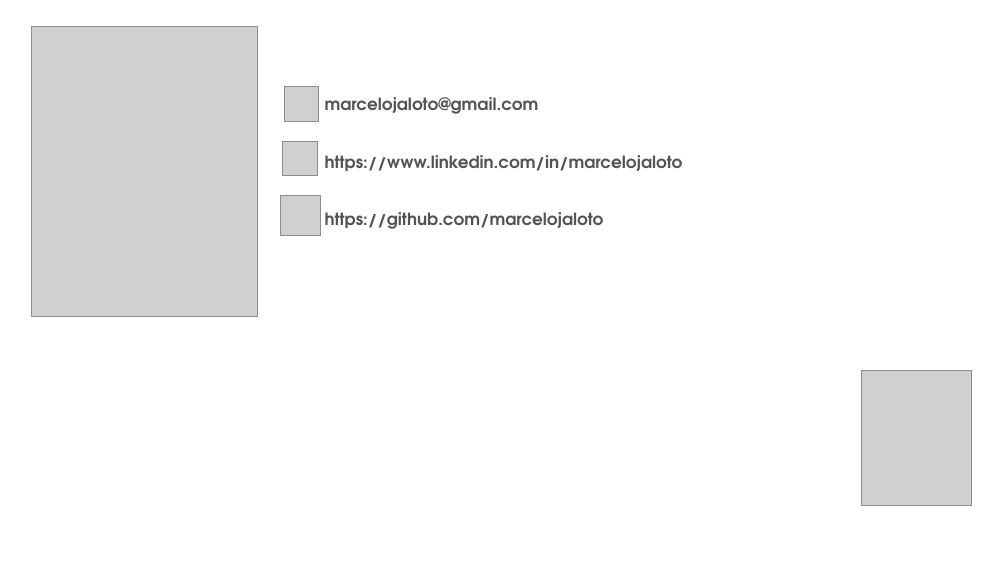
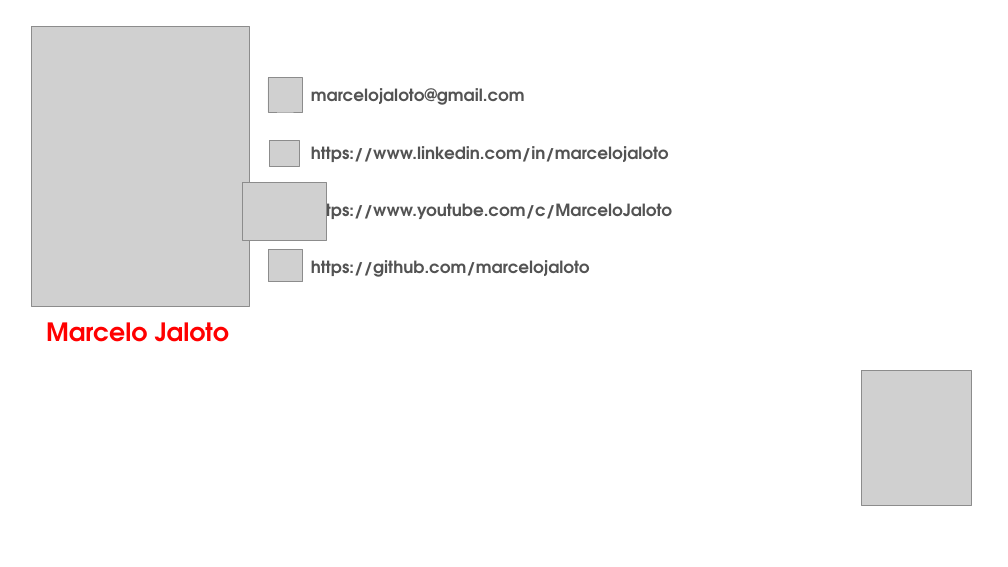
Before and after one commit to marcelojaloto/Delphi, a slide deck: slide 10 of samples/server-api-rest/Implemente uma API REST Completa com Delphi MVC Framework - Marcelo Jaloto.pptx. Drawn at 1008x567 pixels with LibreOffice and Linux fonts; fonts in the diff are those of the drawing; grey boxes stand for pictures; background and template pictures are left out. Boxes give left, top, right and bottom in pixels: in the first picture for what was removed or moved away, otherwise in the second. Text is boxed around its words. In the diff, an @@ line names an element or a change of style, - is before the commit and + after.

Commit message:
small updates;

```diff
--- a/samples/server-api-rest/Implemente uma API REST Completa com Delphi MVC Framework - Marcelo Jaloto.pptx
+++ b/samples/server-api-rest/Implemente uma API REST Completa com Delphi MVC Framework - Marcelo Jaloto.pptx
@@ picture: place and size @@
-picture at (32,26,257,317)
+picture at (32,26,249,307)
@@ picture: place and size @@
-picture at (283,141,318,176)
+picture at (269,140,299,166)
@@ 2 texts, 1 picture: place and size @@
-2 texts, 1 picture at (284,87,683,171)
+2 texts, 1 picture at (268,78,669,162)
@@ picture added at (243,182,327,240) @@
@@ text at (311,197,672,224): text changed @@
-https://github.com/marcelojaloto
+https://www.youtube.com/c/MarceloJaloto
@@ picture: place and size @@
-picture at (281,195,321,235)
+picture at (268,250,303,282)
@@ text added at (311,260,590,277), 16 pt, text #525252, bold @@
+https://github.com/marcelojaloto
@@ text added at (46,322,229,342), 24 pt, text #FF0000, bold @@
+Marcelo Jaloto
```
Also in this commit, not shown: 6 other slides changed.
